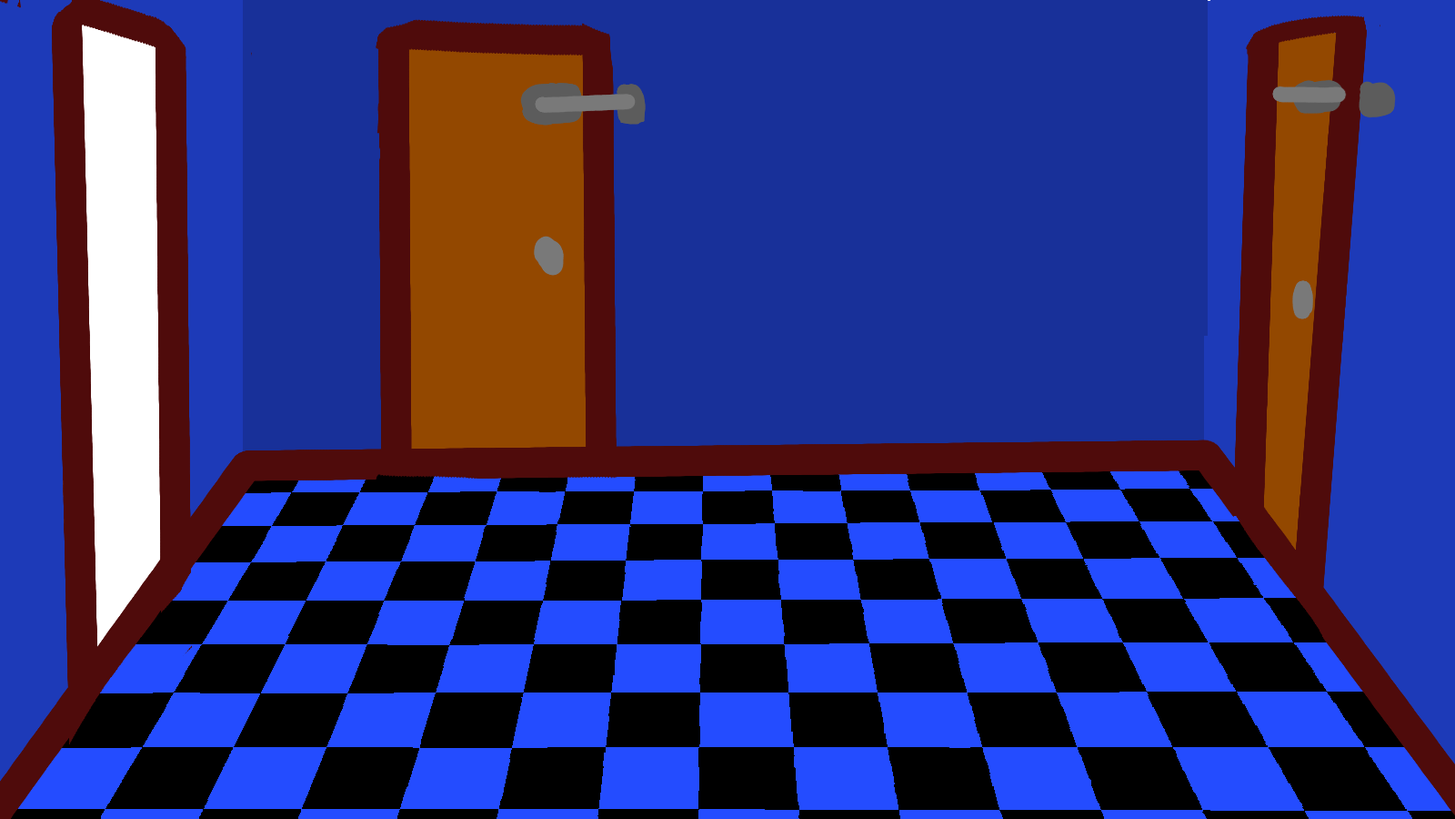
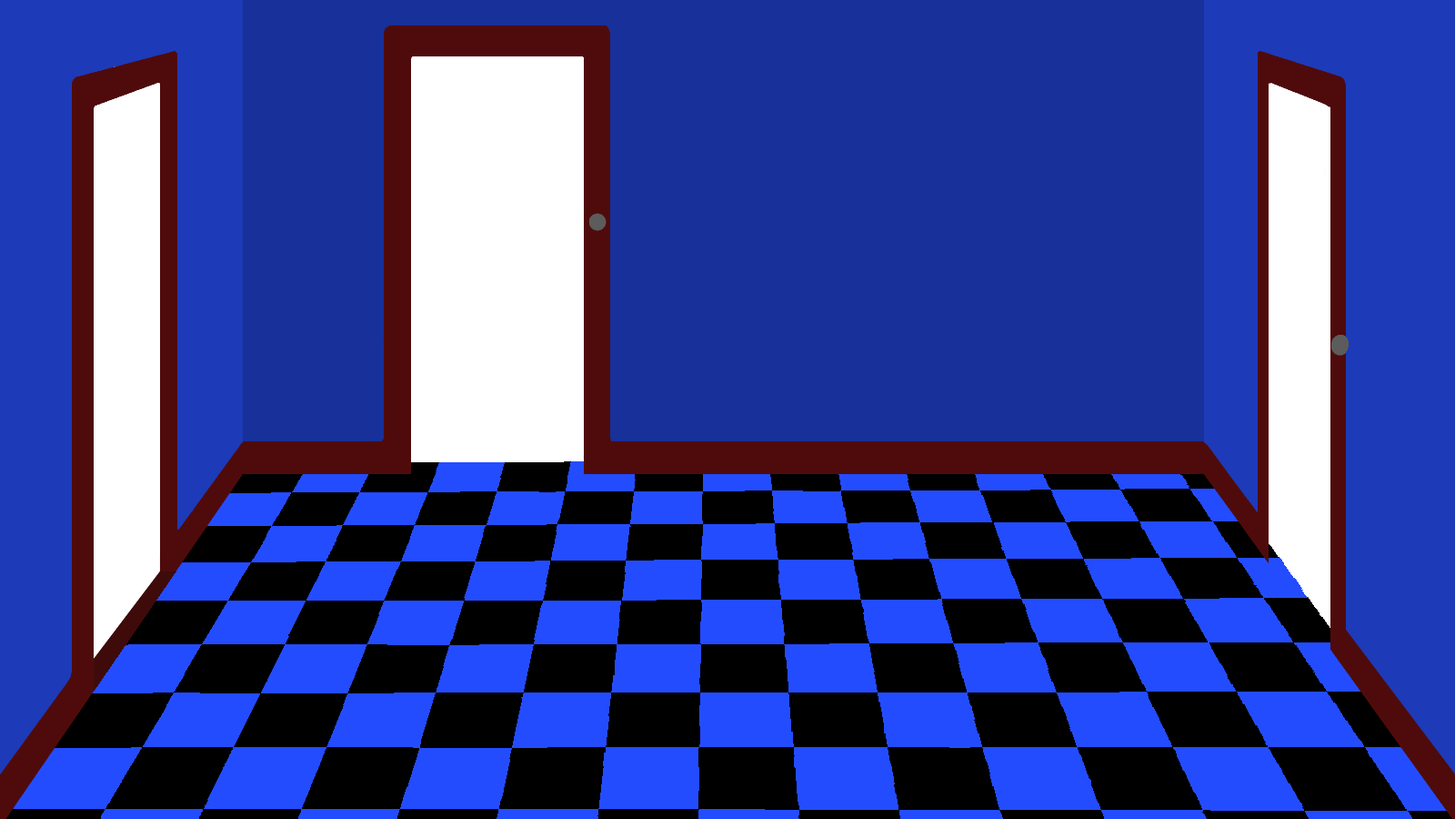
Before/after of a 1455x819 layered artwork. What changed in the layer stack:
renamed "doodles #7" to "Basement Lock (Locked)", hid it, painted on it over bbox(520, 82, 646, 237)
renamed "doodles #6" to "Backdoor Lock (Unlocked)", hid it, painted on it over bbox(520, 79, 1397, 356)
renamed "doodles #4" to "Basement Door (Open)", hid it, moved it above "Backdoor (Open)", painted on it over bbox(253, 30, 1356, 595)
renamed "doodles #2" to "Trim", painted on it over bbox(0, 0, 1455, 819)
removed layer "doodles #8" over bbox(533, 235, 1314, 320)
painted on "doodles #3" over bbox(62, 0, 1338, 645)
